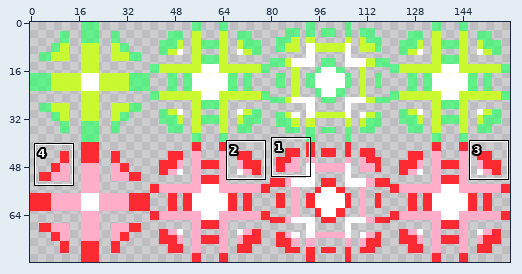
Two versions of one sprite sheet, res/images/Bot_4.png. Above: a wide view before the commit, with the close-up outlined.
Close-up. First the earlier version:
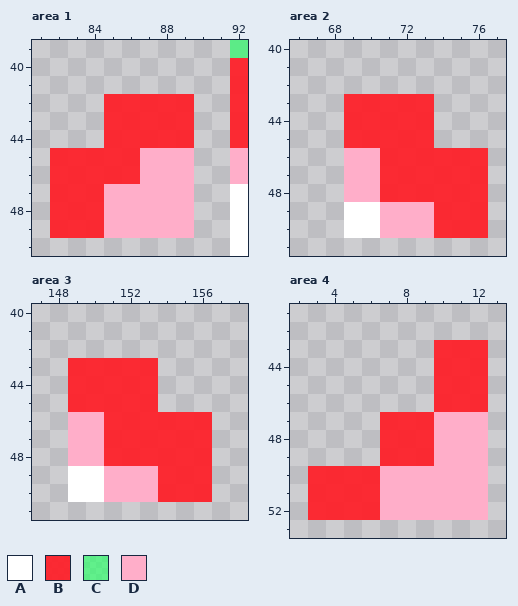
The file is 160x80 pixels. Shown: area 1: x 81..92, y 39..50; area 2: x 66..77, y 40..51; area 3: x 147..158, y 40..51; area 4: x 2..13, y 41..53. The commit also changed other parts of the picture, which this record leaves out.
Palette (. is transparent): A #ffffff  B #ff1e27ed  C #31ff6db1  D #ffaec9
Once edited:
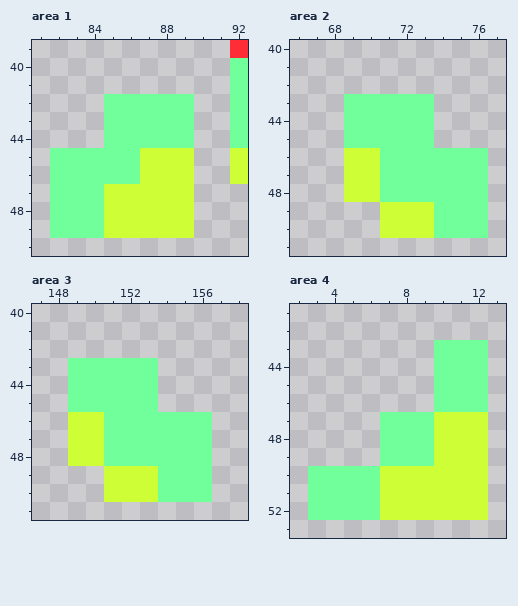
The exact change:
Colour B changes from #ff1e27ed to #70ff9a.
Colour C changes from #31ff6db1 to #ff2e36.
Colour D changes from #ffaec9 to #ceff36.
Area 1:
Colour A is gone in rows 47 to 50 at x 92.
Area 2:
Colour A is gone in rows 49 to 50 at x 69 to 70.
Area 3:
Colour A is gone in rows 49 to 50 at x 149 to 150.
